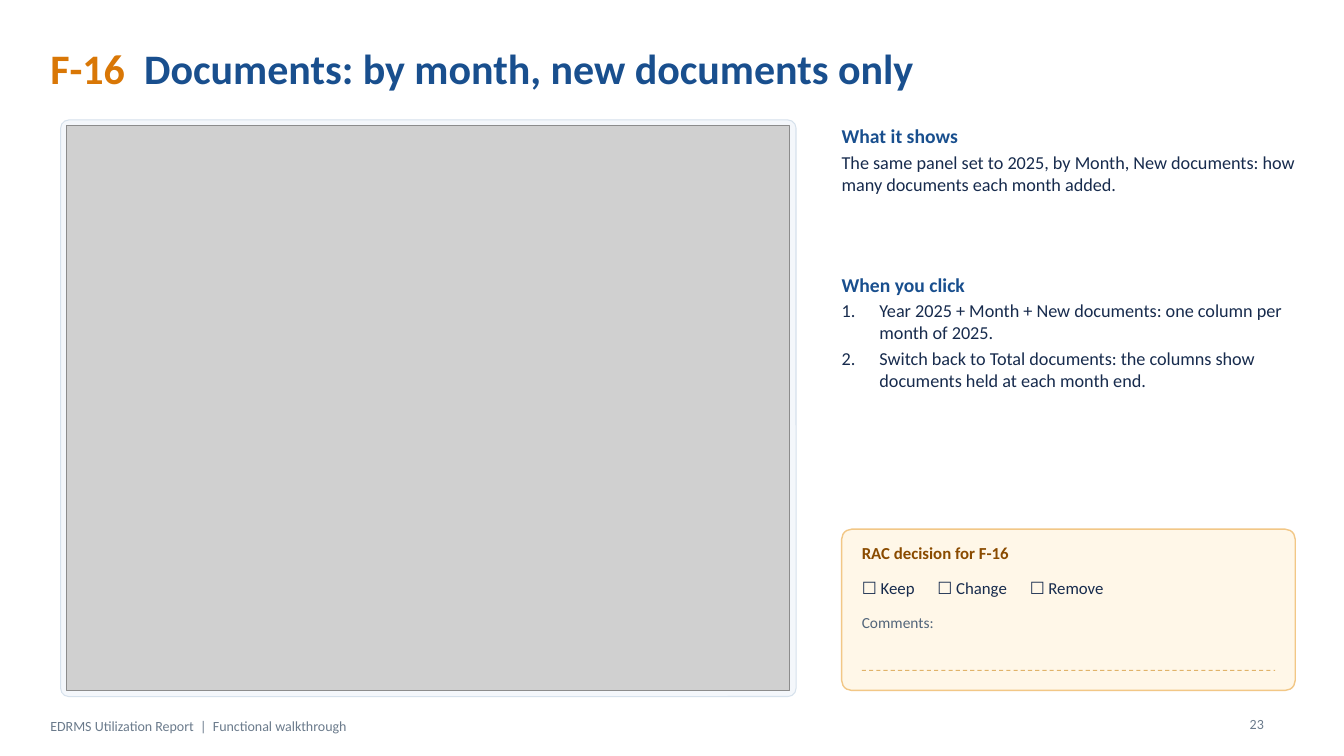
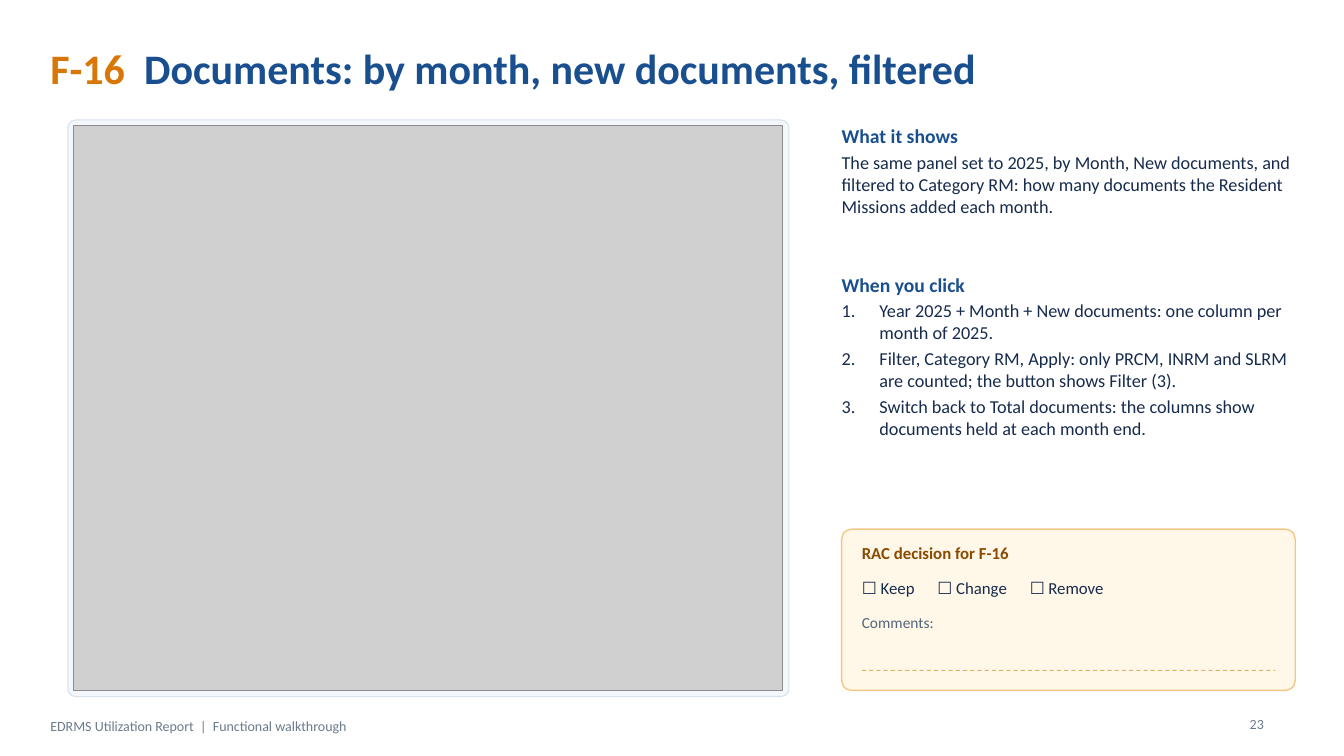
Before and after one commit to perezfiles01-droid/Jim, a slide deck: slide 23 of presentations/EDRMS_Utilization_Report_Walkthrough.pptx. Drawn at 1344x756 pixels with LibreOffice and Linux fonts; fonts in the diff are those of the drawing; grey boxes stand for pictures. Boxes give left, top, right and bottom in pixels: in the first picture for what was removed or moved away, otherwise in the second. Text is boxed around its words. In the diff, an @@ line names an element or a change of style, - is before the commit and + after.

```diff
--- a/presentations/EDRMS_Utilization_Report_Walkthrough.pptx
+++ b/presentations/EDRMS_Utilization_Report_Walkthrough.pptx
@@ title at <box>50,54,976,91</box>: text changed @@
-F-16 Documents: by month, new documents only
+F-16 Documents: by month, new documents, filtered
@@ rounded rectangle: place and size @@
-rounded rectangle at <box>60,120,797,697</box>
+rounded rectangle at <box>68,120,788,697</box>
@@ picture: place and size @@
-picture at <box>67,126,790,691</box>
+picture at <box>74,126,782,691</box>
@@ text at <box>842,156,1290,213</box>: text changed @@
-The same panel set to 2025, by Month, New documents: how many documents each month added.
+The same panel set to 2025, by Month, New documents, and filtered to Category RM: how many documents the Resident Missions added each month.
@@ text at <box>879,352,1286,390</box>: paragraph added @@
+2. Filter, Category RM, Apply: only PRCM, INRM and SLRM are counted; the button shows Filter (3).
```
Also in this commit, not shown: 4 other slides changed, 14 other files.
